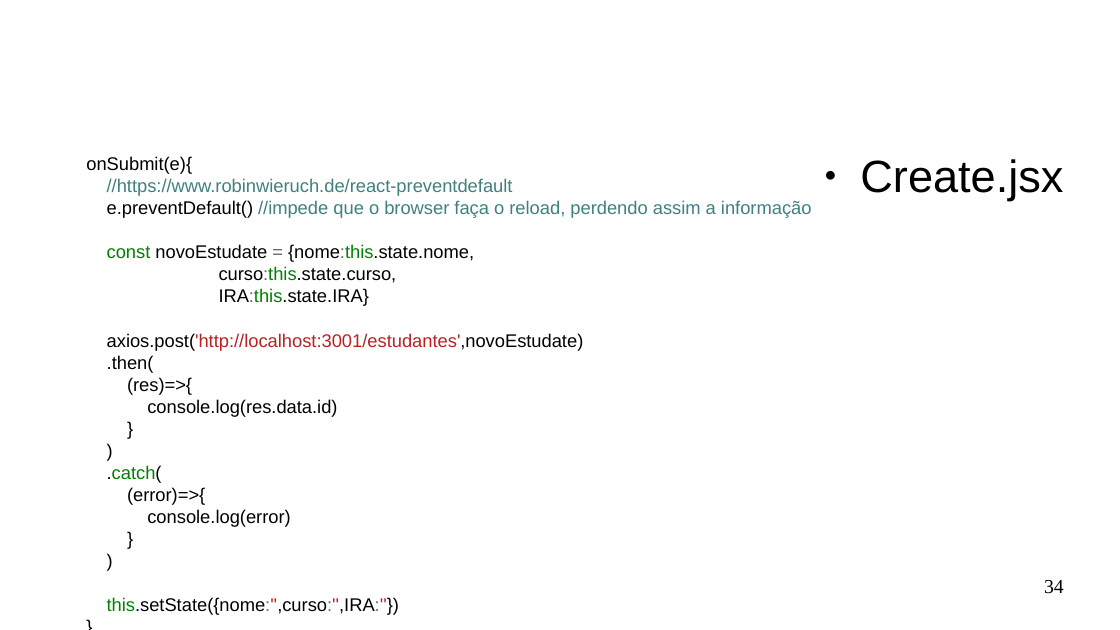
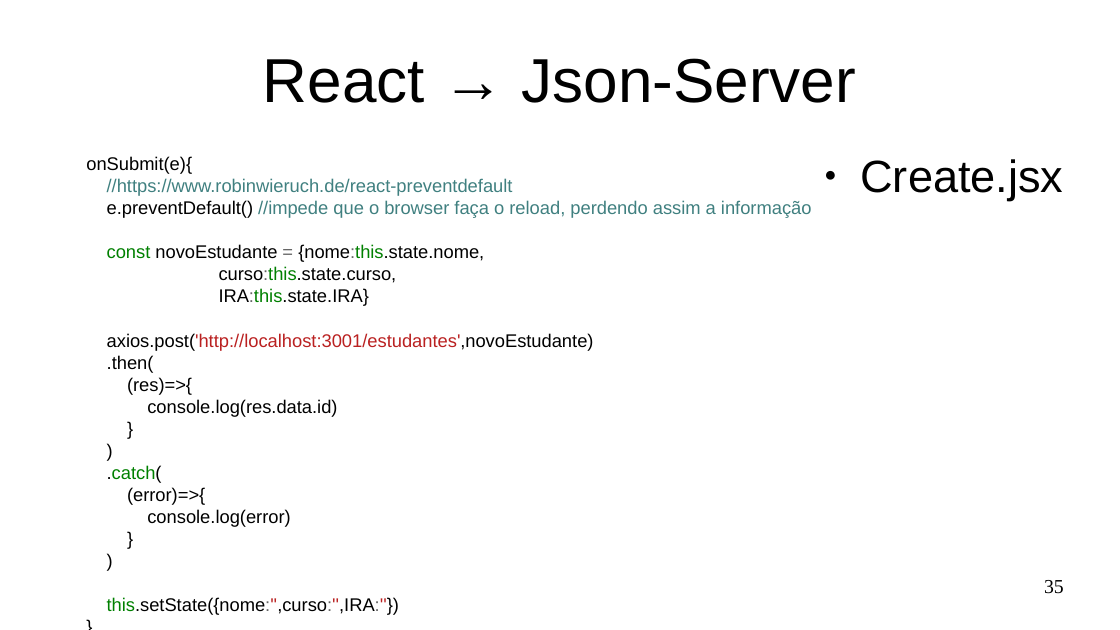
Before and after one commit to Marques-Dev/WEB_2020-1, a slide deck: slide 35 of SLIDES/aula03.odp (slide 34 before the commit). Drawn at 1120x630 pixels with LibreOffice and Linux fonts; fonts in the diff are those of the drawing. Boxes give left, top, right and bottom in pixels: in the first picture for what was removed or moved away, otherwise in the second. Text is boxed around its words. In the diff, an @@ line names an element or a change of style, - is before the commit and + after.

```diff
--- a/SLIDES/aula03.odp
+++ b/SLIDES/aula03.odp
@@ title added at [263, 58, 856, 103], 44 pt, text #000000 @@
+React → Json-Server
@@ text at [107, 244, 484, 262]: text changed @@
-const novoEstudate = {nome:this.state.nome,
+const novoEstudante = {nome:this.state.nome,
@@ text at [107, 333, 594, 350]: text changed @@
-axios.post('http://localhost:3001/estudantes',novoEstudate)
+axios.post('http://localhost:3001/estudantes',novoEstudante)
@@ page number at [1044, 580, 1064, 594]: text changed @@
-34
+35
```
Also in this commit, not shown: 15 other slides changed, 9 slides added, 6 other files.
